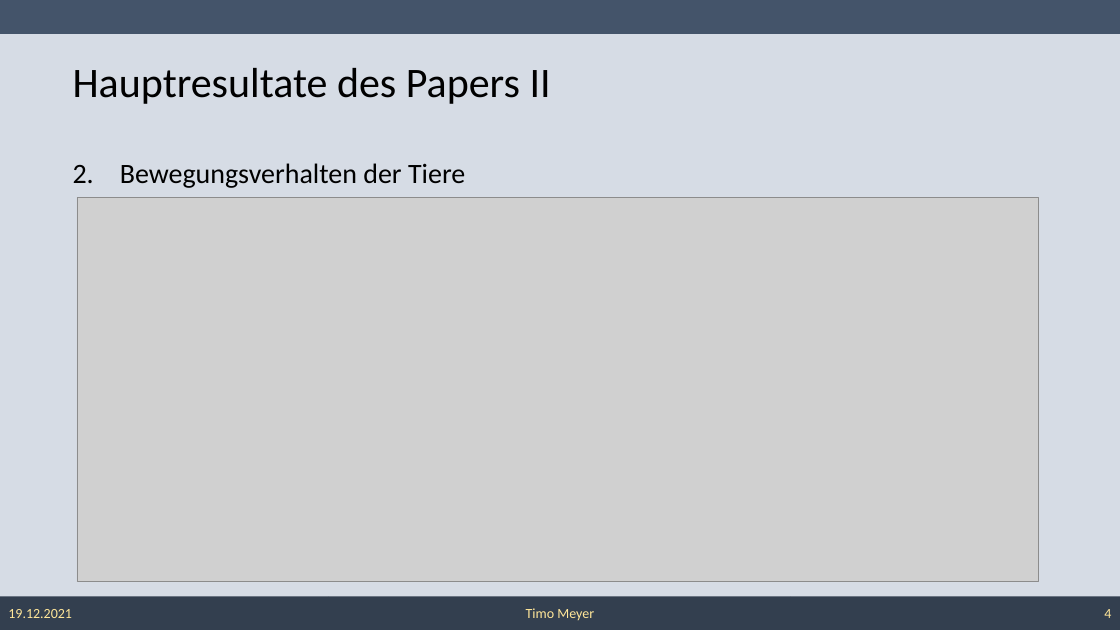
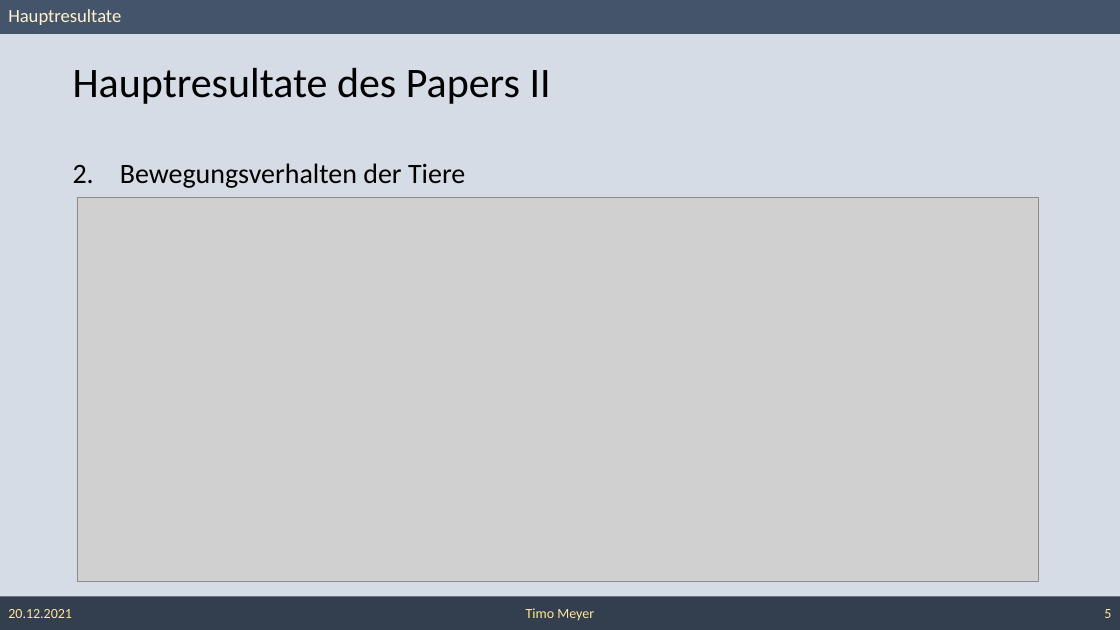
Before and after one commit to TimoM2110/Elephants-Moving-Data, a slide deck: slide 5 of Presentation Paper.pptx (slide 4 before the commit). Drawn at 1120x630 pixels with LibreOffice and Linux fonts; fonts in the diff are those of the drawing; grey boxes stand for pictures. Boxes give left, top, right and bottom in pixels: in the first picture for what was removed or moved away, otherwise in the second. Text is boxed around its words. In the diff, an @@ line names an element or a change of style, - is before the commit and + after.

```diff
--- a/Presentation Paper.pptx
+++ b/Presentation Paper.pptx
@@ text added at (8,9,121,25), 16 pt, text #FFF2CC @@
+Hauptresultate
@@ text in rectangle at (8,609,72,618): text changed @@
-19.12.2021
+20.12.2021
@@ page number at (1104,609,1111,618): text changed @@
-4
+5
```
Also in this commit, not shown: 12 other slides changed, 2 slides added.
